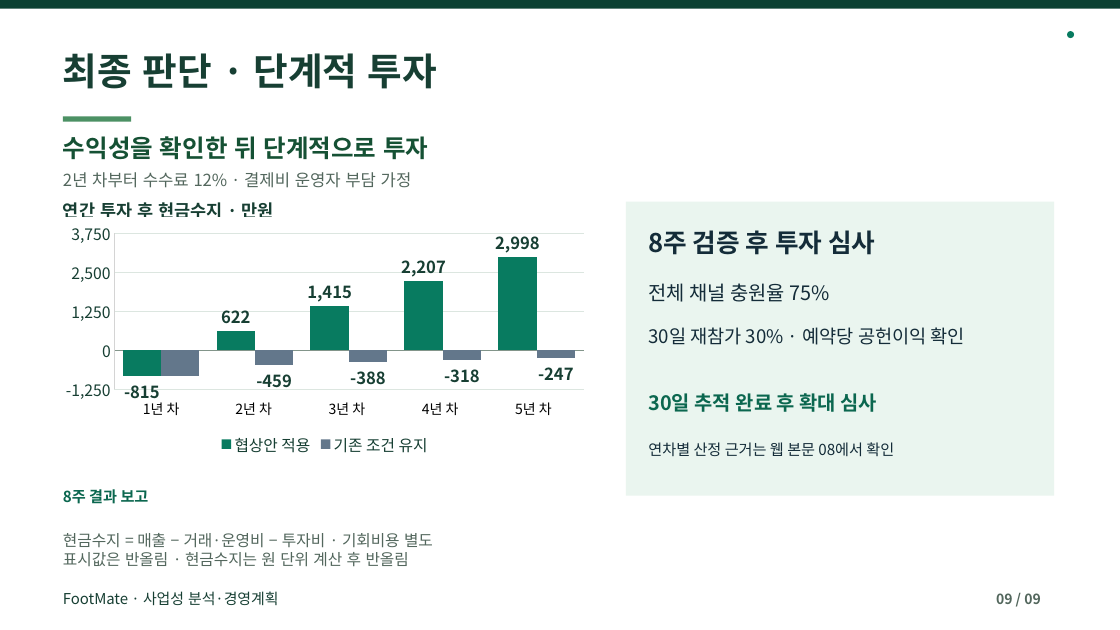
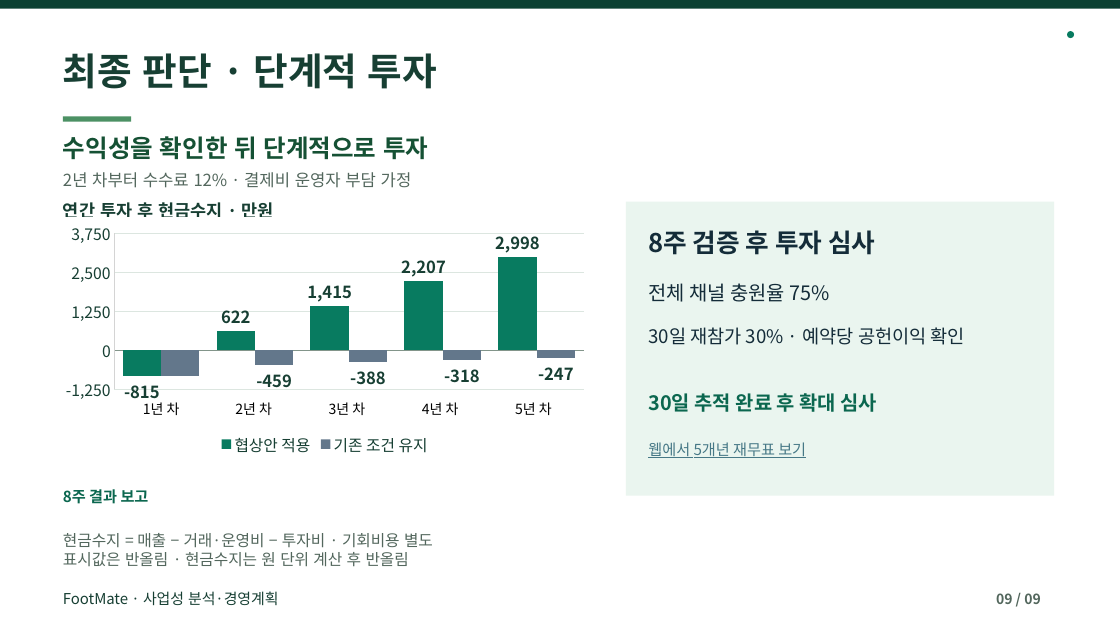
Before and after one commit to dohyunkimmm/footmate-case-study, a slide deck: slide 9 of src/case-study/downloads/footmate_report.pptx. Drawn at 1120x630 pixels with LibreOffice and Linux fonts; fonts in the diff are those of the drawing. Boxes give left, top, right and bottom in pixels: in the first picture for what was removed or moved away, otherwise in the second. Text is boxed around its words. In the diff, an @@ line names an element or a change of style, - is before the commit and + after.

```diff
--- a/src/case-study/downloads/footmate_report.pptx
+++ b/src/case-study/downloads/footmate_report.pptx
@@ text at box(648, 442, 806, 458): text changed; text colour #142C39 to #467886 @@
-연차별 산정 근거는 웹 본문 08에서 확인
+웹에서 5개년 재무표 보기
```
Also in this commit, not shown: 1 other slide changed, 8 other files.
